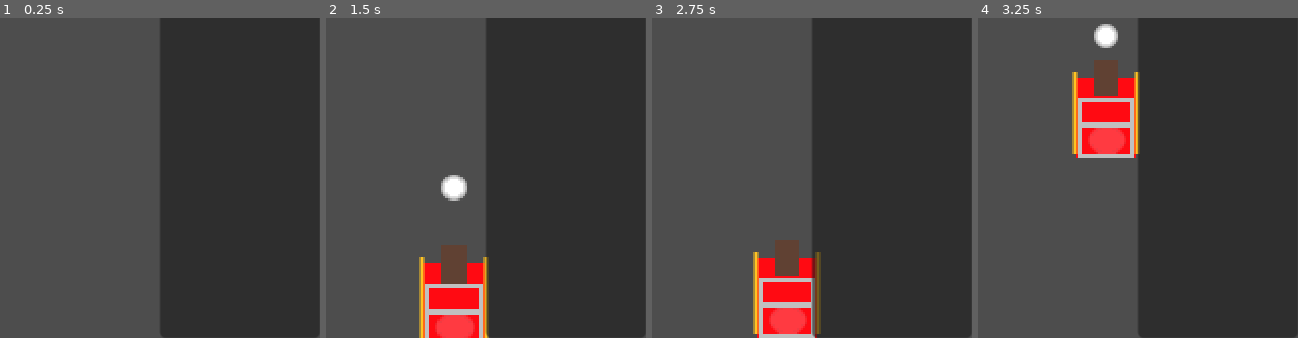
Above: before the commit, frames 1-4 (left to right).
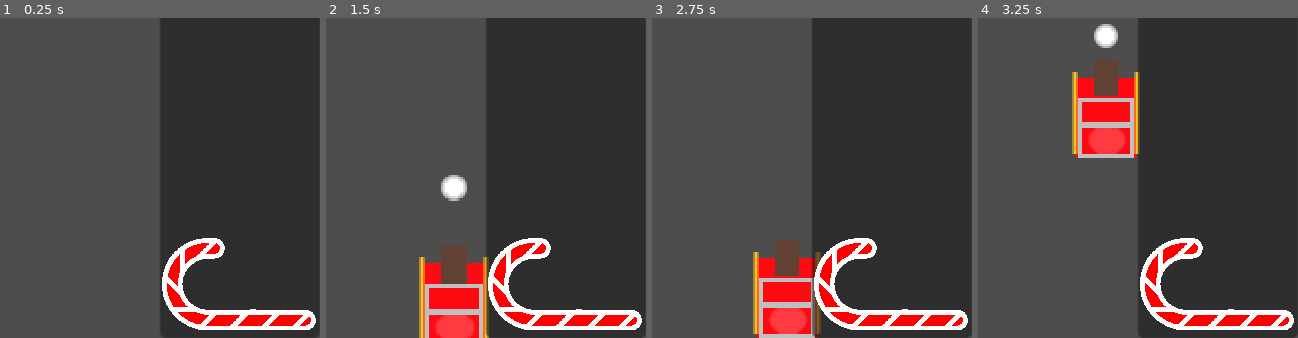
Above: after the commit, the same moments.

Repository: Zoidmania/gdex-2023-winter
Game: Godot game, scene res://stages/stage_north_america.tscn
Same seed, same stepped clock (60 frames per second), same inputs: the game is played once before the commit and once after it. The engine's default icon, where the game draws it, is replaced by a stand-in: a white triangle on a blue panel in a dark square.
Inputs:
- Up to frame 1 (0.25 s): no input
- Up to frame 2 (1.5 s): tap Enter at 0.5 s; hold Right (santa_move_right) 0.53-1.28 s; tap Space (santa_shoot) at 0.6, 1.35 s; hold Down (santa_move_down) from 1.28 s (still down)
- Up to frame 3 (2.75 s): release Down (santa_move_down) at 2.03 s; hold Right (santa_move_right) from 2.03 s (still down); tap Space (santa_shoot) at 2.1 s
- Up to frame 4 (3.25 s): release Right (santa_move_right) at 2.78 s; hold Up (santa_move_up) from 2.78 s (still down); tap Space (santa_shoot) at 2.85 s
The pictures show only the part of the screen within x 50-100%, y 50-100%; the shares and areas given below are measured in that part.

The runs differ from the first frame. In frame 1, 4.6% of the frame differs, in the area x 50-99%, y 68-98%; in frame 2, 4.6%; in frame 3, 4.6%; in frame 4, 4.6%.

Commit message:
add health bar wip

Diff:
--- a/src/components/stats_component.gd
+++ b/src/components/health_component.gd
@@ -14,10 +14,10 @@
     set(value):
 
         health = value
-        health_changed.emit()
+        health_changed.emit(health)
         if health == 0:
             no_health.emit()
 
 
-signal health_changed()
+signal health_changed(health: int)
 signal no_health()
--- a/src/enemies/black_goat.tscn
+++ b/src/enemies/black_goat.tscn
@@ -33,6 +33,9 @@
 [node name="MoveComponent" parent="." index="6"]
 velocity = Vector2(0, 30)
 
+[node name="ScoreComponent" parent="." index="8"]
+adjust_amount = 10
+
 [node name="HealthComponent" parent="." index="11"]
 health = 10
 
--- a/src/enemies/enemy.tscn
+++ b/src/enemies/enemy.tscn
@@ -13,7 +13,7 @@
 [ext_resource type="Resource" uid="uid://c7pb7has64jr8" path="res://game_stats.tres" id="9_syojo"]
 [ext_resource type="Script" path="res://components/spawner_component.gd" id="10_cklcf"]
 [ext_resource type="PackedScene" uid="uid://d4du2p75v33rv" path="res://effects/explosion_effect.tscn" id="11_qjag2"]
-[ext_resource type="Script" path="res://components/stats_component.gd" id="11_qxrex"]
+[ext_resource type="Script" path="res://components/health_component.gd" id="14_45fnn"]
 
 [node name="Enemy" type="Node2D"]
 script = ExtResource("1_0aqhb")
@@ -67,4 +67,4 @@
 scene = ExtResource("11_qjag2")
 
 [node name="HealthComponent" type="Node" parent="."]
-script = ExtResource("11_qxrex")
+script = ExtResource("14_45fnn")
--- a/src/game_stats.gd
+++ b/src/game_stats.gd
@@ -12,8 +12,16 @@
         score = value
         score_changed.emit(score)
 
+
 ## The highest score acheived when any of the games ended, since the application was launched.
 @export var highscore := 0
 
 
+@export var player_health:= 0:
+    set(value):
+        player_health = value
+        health_changed.emit(player_health)
+
+
 signal score_changed(new_score: int)
+signal health_changed(new_health: int)
--- a/src/health.gd
+++ /dev/null
@@ -1,11 +0,0 @@
-extends Node2D
-
-@export var maxHealth: int
-
-# Called when the node enters the scene tree for the first time.
-func _ready():
-    var midPoint = maxHealth / 2
-    $CurveHealth.min_value = 0
-    $CurveHealth.max_value = midPoint
-    $StraightHealth.min_value = midPoint
-    $StraightHealth.max_value = maxHealth
--- a/src/health.tscn
+++ /dev/null
@@ -1,32 +0,0 @@
-[gd_scene load_steps=6 format=3 uid="uid://t7g7fre5eokw"]
-
-[ext_resource type="Texture2D" uid="uid://37p274epq4r1" path="res://assets/healthBar/cane empty curve.png" id="2_cif0n"]
-[ext_resource type="Texture2D" uid="uid://b77r3otmjmqm" path="res://assets/healthBar/CANE FILLED curve.png" id="3_ltxuk"]
-[ext_resource type="Script" path="res://health.gd" id="3_vy6vy"]
-[ext_resource type="Texture2D" uid="uid://g8vqepc6txaf" path="res://assets/healthBar/CANE EMPTY straight.png" id="4_flw6v"]
-[ext_resource type="Texture2D" uid="uid://hpn4hed0upio" path="res://assets/healthBar/CANE FILLED straight.png" id="5_vi6ai"]
-
-[node name="HealthBar" type="Node2D"]
-script = ExtResource("3_vy6vy")
-
-[node name="CurveHealth" type="TextureProgressBar" parent="."]
-offset_right = 512.0
-offset_bottom = 308.0
-size_flags_horizontal = 0
-max_value = 10.0
-fill_mode = 5
-texture_under = ExtResource("2_cif0n")
-texture_progress = ExtResource("3_ltxuk")
-radial_fill_degrees = 180.0
-radial_center_offset = Vector2(-62, 0)
-
-[node name="StraightHealth" type="TextureProgressBar" parent="."]
-offset_left = 183.0
-offset_top = 238.0
-offset_right = 512.0
-offset_bottom = 308.0
-min_value = 10.0
-max_value = 20.0
-value = 10.0
-texture_under = ExtResource("4_flw6v")
-texture_progress = ExtResource("5_vi6ai")
--- /dev/null
+++ b/src/hud-ui/health_bar.gd
@@ -0,0 +1,31 @@
+class_name HealthBar
+extends Node2D
+
+
+@export var game_stats: GameStats
+
+
+## Init.
+##
+## Sets the maximum health of the player.
+func _ready() -> void:
+
+    configure_bounds(game_stats.player_health)
+    game_stats.health_changed.connect(set_health)
+
+
+## Confgiures boundaries of the health bar components given a maximum value.
+##
+## Should only be called when the maximum health of the player changes, like on instantiation.
+func configure_bounds(max_health: int) -> void:
+
+    var midPoint = max_health / 2
+    $CurveHealth.min_value = 0
+    $CurveHealth.max_value = midPoint
+    $StraightHealth.min_value = midPoint
+    $StraightHealth.max_value = max_health
+
+
+func set_health(new_health: int) -> void:
+
+    print(new_health)
--- /dev/null
+++ b/src/hud-ui/health_bar.tscn
@@ -0,0 +1,33 @@
+[gd_scene load_steps=6 format=3 uid="uid://t7g7fre5eokw"]
+
+[ext_resource type="Script" path="res://hud-ui/health_bar.gd" id="1_aqlcu"]
+[ext_resource type="Texture2D" uid="uid://37p274epq4r1" path="res://assets/healthBar/cane empty curve.png" id="2_m4x1q"]
+[ext_resource type="Texture2D" uid="uid://b77r3otmjmqm" path="res://assets/healthBar/CANE FILLED curve.png" id="3_d4d3m"]
+[ext_resource type="Texture2D" uid="uid://g8vqepc6txaf" path="res://assets/healthBar/CANE EMPTY straight.png" id="4_8kjfr"]
+[ext_resource type="Texture2D" uid="uid://hpn4hed0upio" path="res://assets/healthBar/CANE FILLED straight.png" id="5_x6lc7"]
+
+[node name="HealthBar" type="Node2D"]
+scale = Vector2(0.15, 0.15)
+script = ExtResource("1_aqlcu")
+
+[node name="CurveHealth" type="TextureProgressBar" parent="."]
+offset_right = 512.0
+offset_bottom = 308.0
+size_flags_horizontal = 0
+max_value = 10.0
+fill_mode = 5
+texture_under = ExtResource("2_m4x1q")
+texture_progress = ExtResource("3_d4d3m")
+radial_fill_degrees = 180.0
+radial_center_offset = Vector2(-62, 0)
+
+[node name="StraightHealth" type="TextureProgressBar" parent="."]
+offset_left = 183.0
+offset_top = 238.0
+offset_right = 512.0
+offset_bottom = 308.0
+min_value = 10.0
+max_value = 20.0
+value = 10.0
+texture_under = ExtResource("4_8kjfr")
+texture_progress = ExtResource("5_x6lc7")
--- a/src/hud.gd
+++ b/src/hud-ui/hud.gd
@@ -1,7 +1,13 @@
 extends CanvasLayer
+
+
+@export var game_stats: GameStats
+
 
 @onready var h_split_container: HSplitContainer = $HSplitContainer
 @onready var game_viewport: ReferenceRect = %GameViewport
+@onready var health_bar: Node2D = %HealthBar
+
 
 var play_area_width = ProjectSettings.get_setting("display/window/size/playable_area_width")
 
--- /dev/null
+++ b/src/hud-ui/hud.tscn
@@ -0,0 +1,31 @@
+[gd_scene load_steps=4 format=3 uid="uid://dt47ouy0h30vr"]
+
+[ext_resource type="Script" path="res://hud-ui/hud.gd" id="1_wj5ib"]
+[ext_resource type="Resource" uid="uid://c7pb7has64jr8" path="res://game_stats.tres" id="2_gsnxc"]
+[ext_resource type="PackedScene" uid="uid://t7g7fre5eokw" path="res://hud-ui/health_bar.tscn" id="3_qexwg"]
+
+[node name="HUD" type="CanvasLayer"]
+script = ExtResource("1_wj5ib")
+game_stats = ExtResource("2_gsnxc")
+
+[node name="HSplitContainer" type="HSplitContainer" parent="."]
+anchors_preset = 15
+anchor_right = 1.0
+anchor_bottom = 1.0
+grow_horizontal = 2
+grow_vertical = 2
+split_offset = 240
+dragger_visibility = 2
+
+[node name="GameViewport" type="ReferenceRect" parent="HSplitContainer"]
+unique_name_in_owner = true
+layout_mode = 2
+border_color = Color(0.898039, 0, 0.764706, 1)
+
+[node name="UIPanel" type="Panel" parent="HSplitContainer"]
+layout_mode = 2
+
+[node name="HealthBar" parent="HSplitContainer/UIPanel" instance=ExtResource("3_qexwg")]
+unique_name_in_owner = true
+position = Vector2(1, 270)
+game_stats = ExtResource("2_gsnxc")
--- a/src/hud.tscn
+++ /dev/null
@@ -1,23 +0,0 @@
-[gd_scene load_steps=2 format=3 uid="uid://dt47ouy0h30vr"]
-
-[ext_resource type="Script" path="res://hud.gd" id="1_wj5ib"]
-
-[node name="HUD" type="CanvasLayer"]
-script = ExtResource("1_wj5ib")
-
-[node name="HSplitContainer" type="HSplitContainer" parent="."]
-anchors_preset = 15
-anchor_right = 1.0
-anchor_bottom = 1.0
-grow_horizontal = 2
-grow_vertical = 2
-split_offset = 240
-dragger_visibility = 2
-
-[node name="GameViewport" type="ReferenceRect" parent="HSplitContainer"]
-unique_name_in_owner = true
-layout_mode = 2
-border_color = Color(0.898039, 0, 0.764706, 1)
-
-[node name="DebugPanel" type="Panel" parent="HSplitContainer"]
-layout_mode = 2
--- a/src/main.tscn
+++ b/src/main.tscn
@@ -3,7 +3,7 @@
 [ext_resource type="Script" path="res://main.gd" id="1_s1lub"]
 [ext_resource type="PackedScene" uid="uid://b0utt7w4r4u2r" path="res://mob.tscn" id="2_4srta"]
 [ext_resource type="PackedScene" uid="uid://da37ofci4bbmy" path="res://player.tscn" id="2_qwume"]
-[ext_resource type="PackedScene" uid="uid://dt47ouy0h30vr" path="res://hud.tscn" id="3_rweck"]
+[ext_resource type="PackedScene" uid="uid://dt47ouy0h30vr" path="res://hud-ui/hud.tscn" id="3_rweck"]
 [ext_resource type="PackedScene" uid="uid://d4f7j8h3nnnuy" path="res://main_menu.tscn" id="5_6ocjp"]
 
 [sub_resource type="Curve2D" id="Curve2D_x7d3c"]
--- a/src/player/sleigh.gd
+++ b/src/player/sleigh.gd
@@ -2,6 +2,8 @@
 extends Node2D
 ## Represents the player sleigh.
 
+
+@export var game_stats: GameStats
 
 ## Must be a subclass of Projectile
 @export var default_weapon: PackedScene
@@ -12,8 +14,10 @@
 @onready var bounding_box: CollisionShape2D = $HurtboxComponent/CollisionShape2D
 @onready var weapon_mount: Marker2D = $WeaponMount
 
+@onready var health_component: HealthComponent = $HealthComponent
+
+
 var weapon: Weapon
-
 
 # Set in ready().
 var x_margin: int
@@ -36,6 +40,12 @@
 
     # Mount the starting weapon on init.
     switch_weapon(default_weapon)
+
+    # Configure the health bar
+    game_stats.player_health = health_component.health
+    health_component.health_changed.connect(func(health):
+        game_stats.player_health = health
+    )
 
 
 ## Switches the weapon mounted on the sleigh to the given weapon scene.
--- a/src/player/sleigh.tscn
+++ b/src/player/sleigh.tscn
@@ -1,6 +1,7 @@
-[gd_scene load_steps=15 format=3 uid="uid://bh6x3atb6ibqq"]
+[gd_scene load_steps=16 format=3 uid="uid://bh6x3atb6ibqq"]
 
 [ext_resource type="Script" path="res://player/sleigh.gd" id="1_1sigw"]
+[ext_resource type="Resource" uid="uid://c7pb7has64jr8" path="res://game_stats.tres" id="2_hjant"]
 [ext_resource type="Texture2D" uid="uid://7khkam8vpnix" path="res://assets/player-proto/sleigh.png" id="2_m5w7w"]
 [ext_resource type="PackedScene" uid="uid://btkcgktcgydvg" path="res://weapons/snowball_cannon.tscn" id="3_hbrjt"]
 [ext_resource type="Script" path="res://components/hurtbox_component.gd" id="4_6y4jf"]
@@ -10,7 +11,7 @@
 [ext_resource type="Script" path="res://components/position_clamp_component.gd" id="9_upmwn"]
 [ext_resource type="Script" path="res://components/spawner_component.gd" id="10_7c0i7"]
 [ext_resource type="Script" path="res://components/scale_component.gd" id="10_21hik"]
-[ext_resource type="Script" path="res://components/stats_component.gd" id="11_1edf7"]
+[ext_resource type="Script" path="res://components/health_component.gd" id="11_1edf7"]
 [ext_resource type="Script" path="res://components/flash_component.gd" id="11_2kk36"]
 [ext_resource type="PackedScene" uid="uid://d4du2p75v33rv" path="res://effects/explosion_effect.tscn" id="13_oytdb"]
 
@@ -19,6 +20,7 @@
 
 [node name="Sleigh" type="Node2D"]
 script = ExtResource("1_1sigw")
+game_stats = ExtResource("2_hjant")
 default_weapon = ExtResource("3_hbrjt")
 
 [node name="SleighSprite" type="Sprite2D" parent="."]
--- a/src/stages/stage.tscn
+++ b/src/stages/stage.tscn
@@ -1,6 +1,6 @@
 [gd_scene load_steps=3 format=3 uid="uid://cv75r8ff33mru"]
 
-[ext_resource type="PackedScene" uid="uid://dt47ouy0h30vr" path="res://hud.tscn" id="1_ofi62"]
+[ext_resource type="PackedScene" uid="uid://dt47ouy0h30vr" path="res://hud-ui/hud.tscn" id="1_ofi62"]
 [ext_resource type="PackedScene" uid="uid://bh6x3atb6ibqq" path="res://player/sleigh.tscn" id="2_ch66l"]
 
 [node name="Stage" type="Node2D"]
